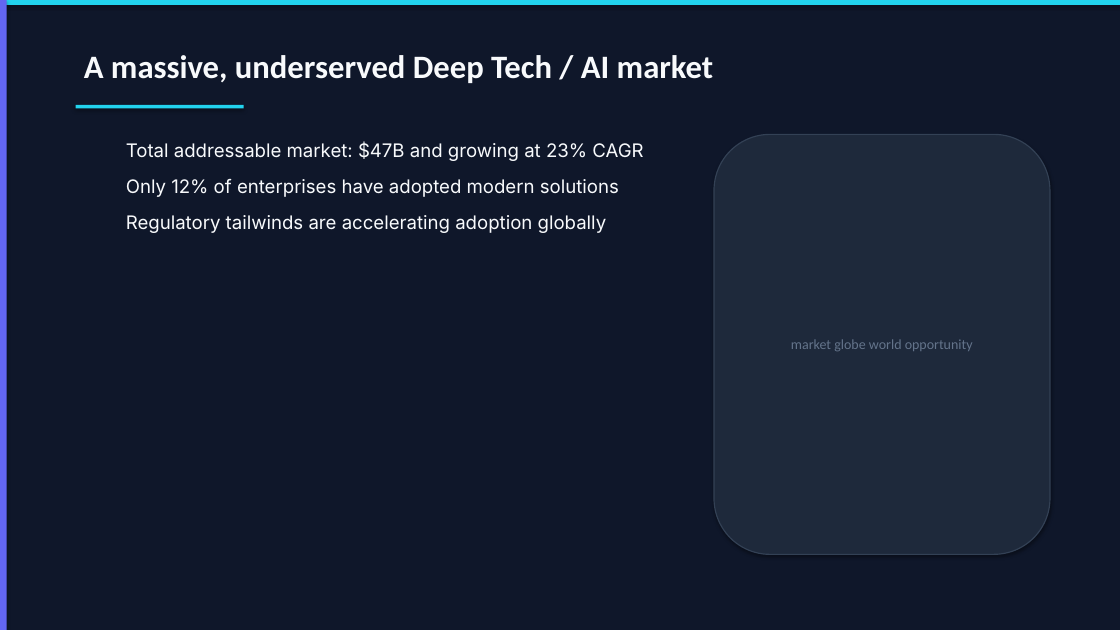
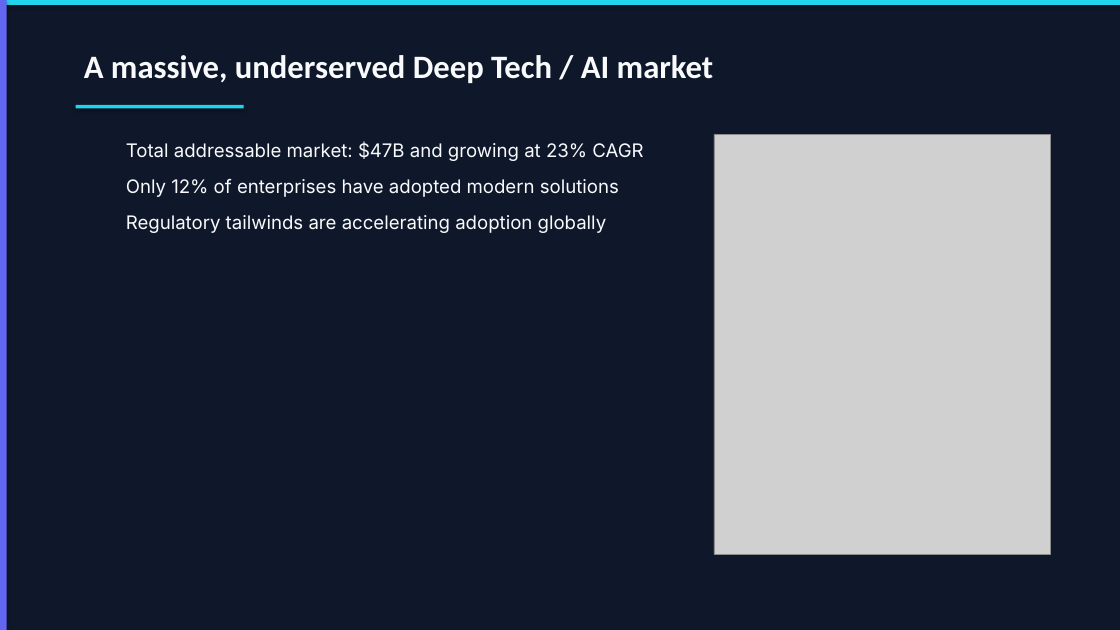
Before and after one commit to sunchaokun/PPT-Design-Skill, a slide deck: slide 6 of examples/01-ai-startup-investor-pitch.pptx. Drawn at 1120x630 pixels with LibreOffice and Linux fonts; fonts in the diff are those of the drawing; grey boxes stand for pictures. Boxes give left, top, right and bottom in pixels: in the first picture for what was removed or moved away, otherwise in the second. Text is boxed around its words. In the diff, an @@ line names an element or a change of style, - is before the commit and + after.

```diff
--- a/examples/01-ai-startup-investor-pitch.pptx
+++ b/examples/01-ai-startup-investor-pitch.pptx
@@ rounded rectangle removed at <box>714,134,1050,555</box> @@
-market globe world opportunity
@@ picture added at <box>714,134,1050,555</box> @@
```
Also in this commit, not shown: 5 other slides changed, 6 other files.
